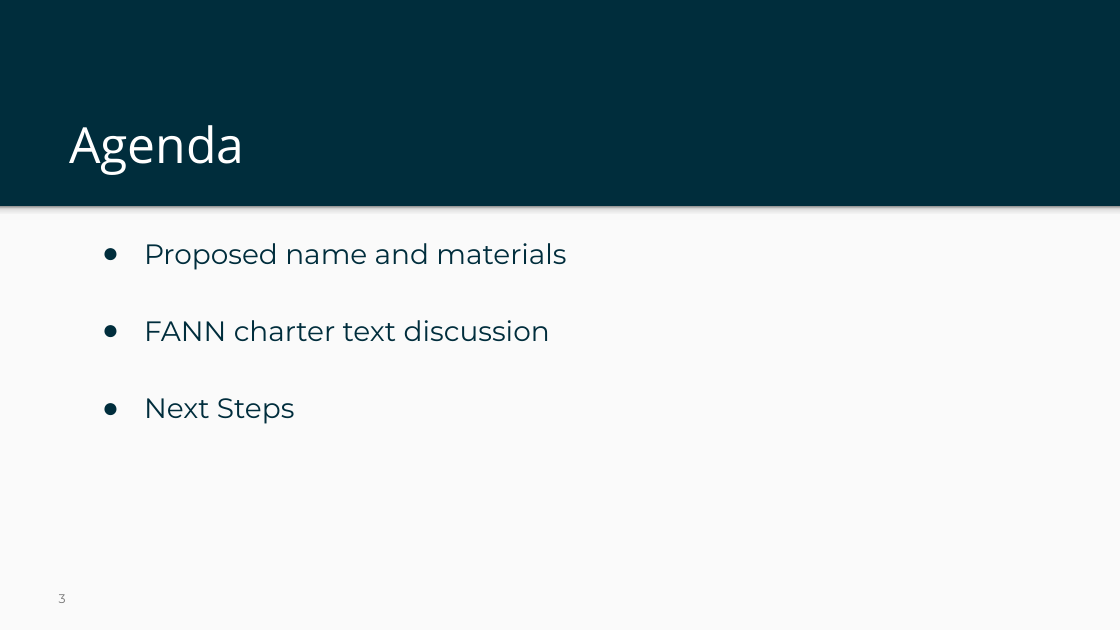
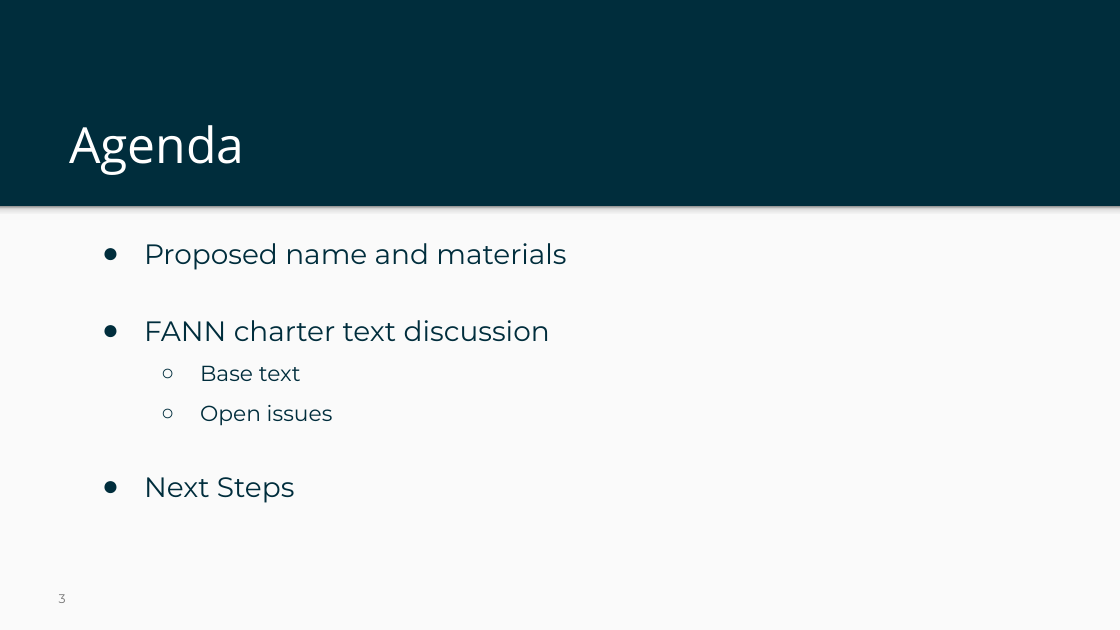
Before and after one commit to Yingzhen-ietf/FANN-charter, a slide deck: slide 3 of ietf-125-fann-slides.pptx. Drawn at 1120x630 pixels with LibreOffice and Linux fonts; fonts in the diff are those of the drawing; background and template pictures are left out. Boxes give left, top, right and bottom in pixels: in the first picture for what was removed or moved away, otherwise in the second. Text is boxed around its words. In the diff, an @@ line names an element or a change of style, - is before the commit and + after.

```diff
--- a/ietf-125-fann-slides.pptx
+++ b/ietf-125-fann-slides.pptx
@@ text at bbox=[200, 365, 333, 426]: paragraphs added @@
+  ○ Base text
+  ○ Open issues
```
Also in this commit, not shown: 6 other slides changed, 8 slides added.
